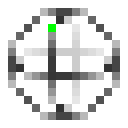
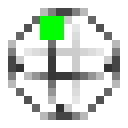
Comparing the layer stacks of the two (128, 128) images. Changes:
painted on "x_gate.png" over [40,16,64,40]
